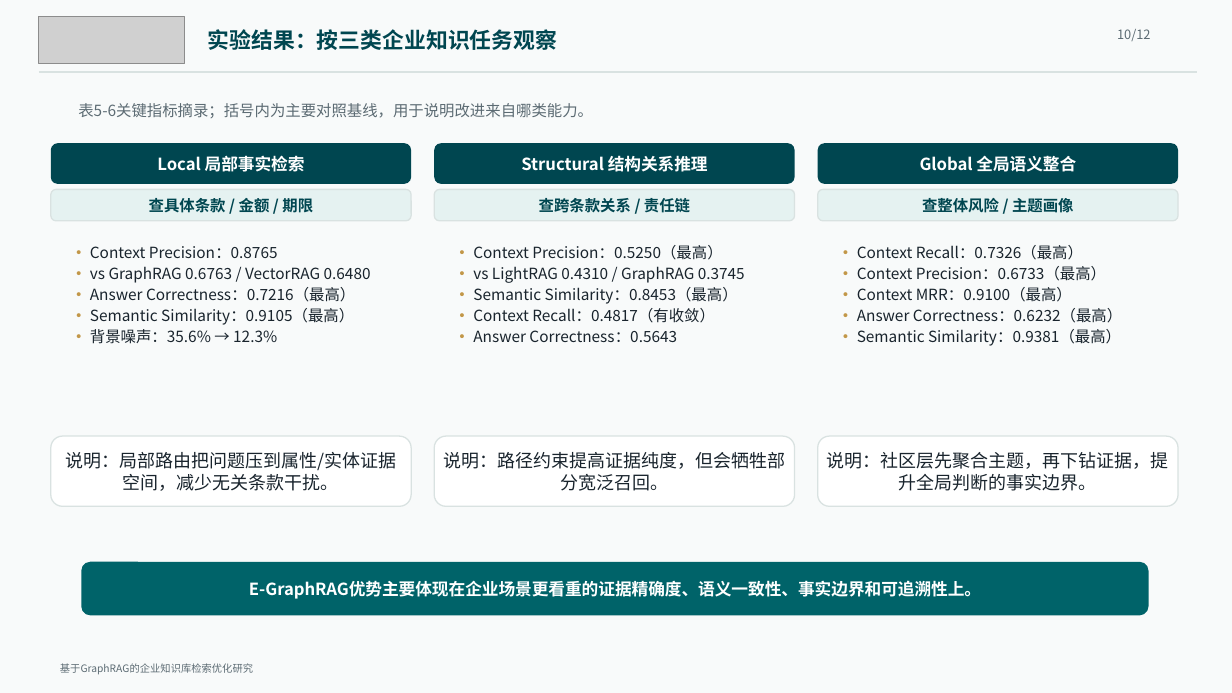
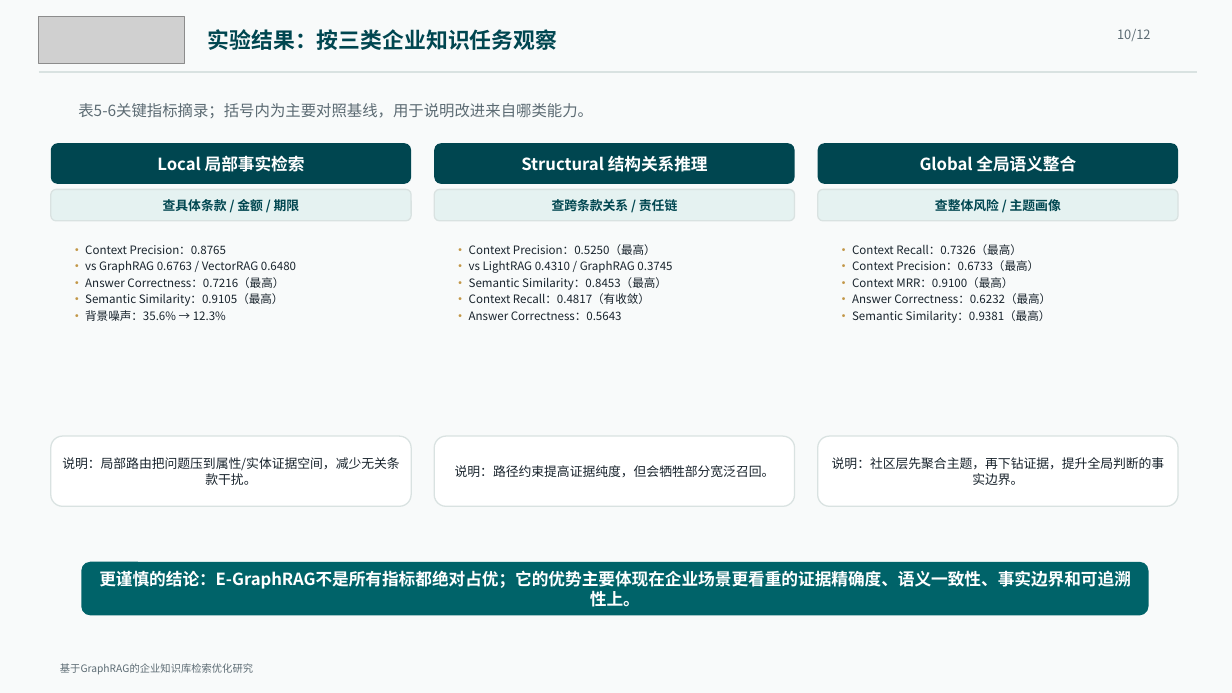
Before and after one commit to Sqyzz/rag-pipeline, a slide deck: slide 10 of 论文改稿/沈秋雨-基于GraphRAG的企业知识库检索优化研究-10分钟汇报.pptx. Drawn at 1232x693 pixels with LibreOffice and Linux fonts; fonts in the diff are those of the drawing; grey boxes stand for pictures. Boxes give left, top, right and bottom in pixels: in the first picture for what was removed or moved away, otherwise in the second. Text is boxed around its words. In the diff, an @@ line names an element or a change of style, - is before the commit and + after.

```diff
--- a/论文改稿/沈秋雨-基于GraphRAG的企业知识库检索优化研究-10分钟汇报.pptx
+++ b/论文改稿/沈秋雨-基于GraphRAG的企业知识库检索优化研究-10分钟汇报.pptx
@@ size 12 to 10 pt in 3 elements at (x1=51, y1=189, x2=411, y2=221), (x1=434, y1=189, x2=795, y2=221), (x1=818, y1=189, x2=1178, y2=221) @@
@@ size 12 to 9 pt in 3 elements at (x1=85, y1=245, x2=296, y2=321), (x1=469, y1=244, x2=672, y2=320), (x1=852, y1=244, x2=1051, y2=323) @@
@@ size 14 to 10 pt in 3 elements at (x1=51, y1=436, x2=411, y2=506), (x1=434, y1=436, x2=795, y2=506), (x1=818, y1=436, x2=1178, y2=506) @@
@@ text in rounded rectangle at (x1=99, y1=570, x2=1131, y2=607): text changed @@
-E-GraphRAG优势主要体现在企业场景更看重的证据精确度、语义一致性、事实边界和可追溯性上。
+更谨慎的结论：E-GraphRAG不是所有指标都绝对占优；它的优势主要体现在企业场景更看重的证据精确度、语义一致性、事实边界和可追溯性上。
```
Also in this commit, not shown: 2 other slides changed, 1 slide added, 3 other files.
